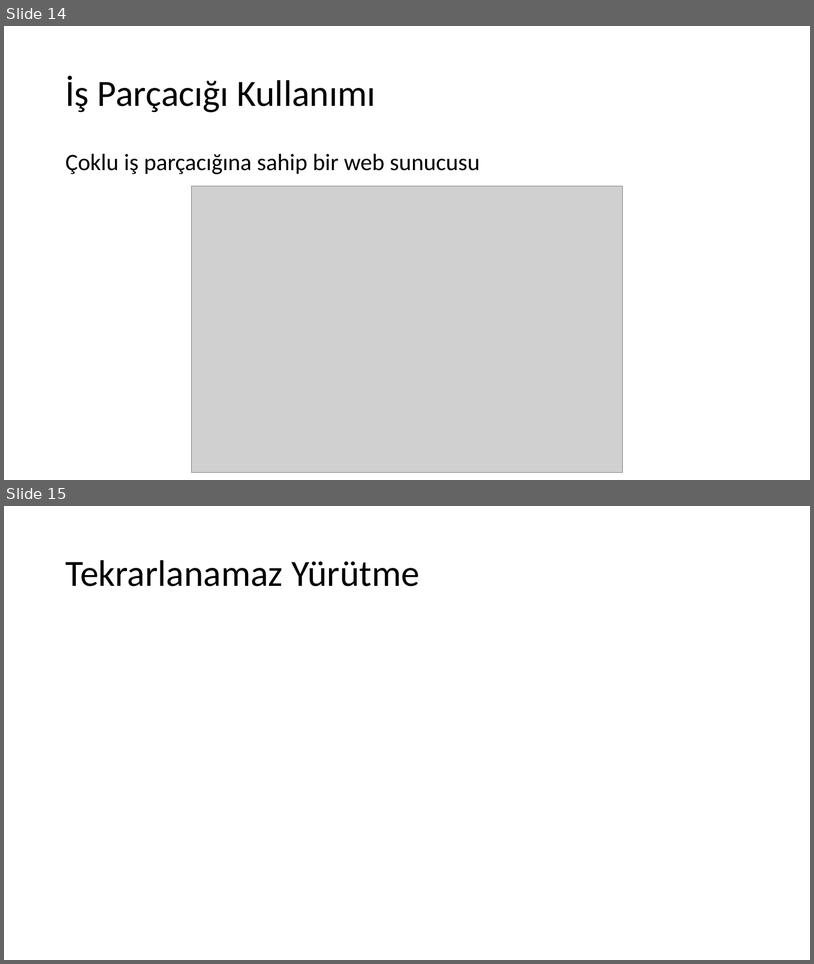
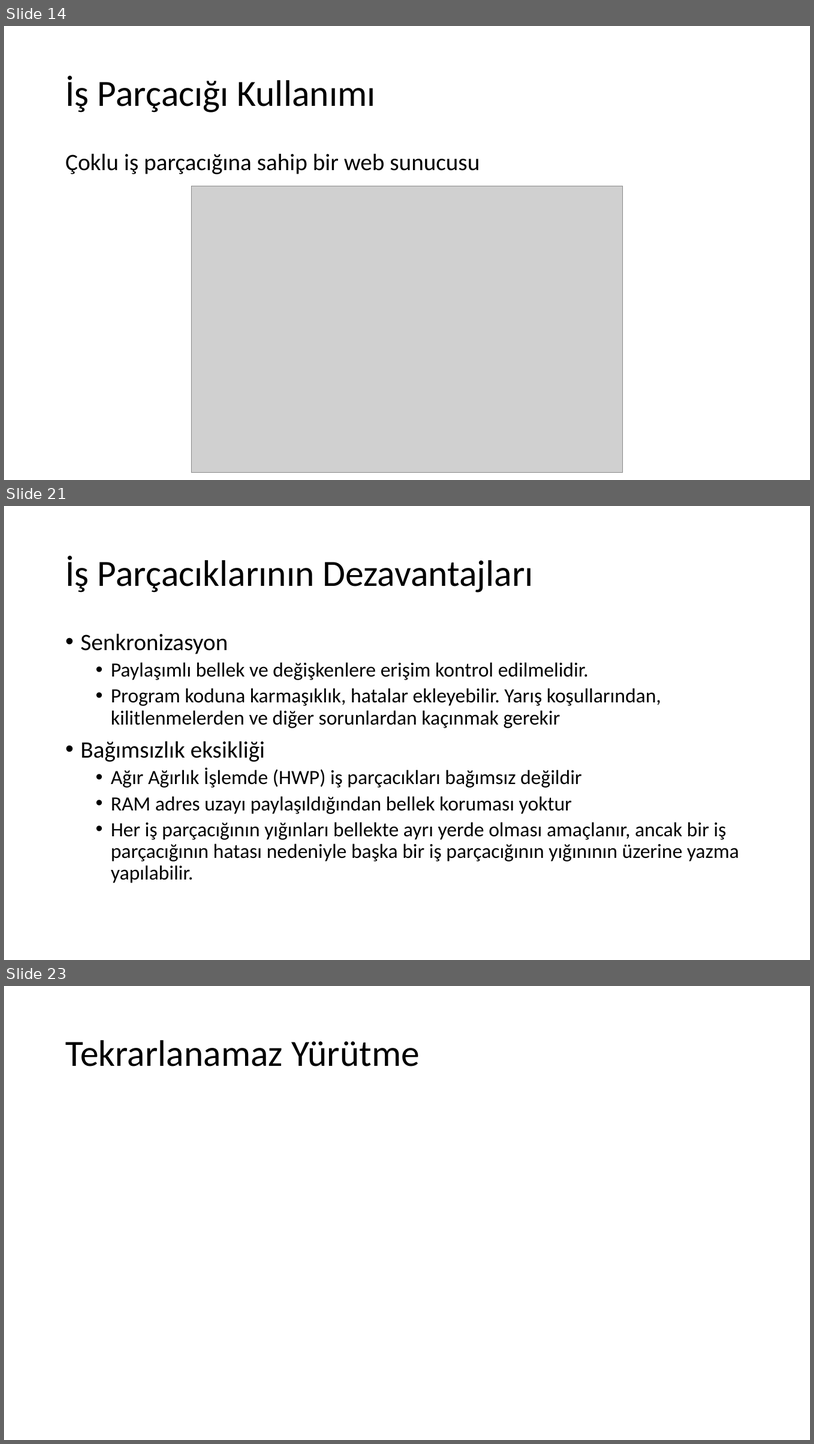
Before and after one commit to sercankulcu/sercankulcu.github.io, a slide deck: assets/teaching/os/2_Bolum_2_Surecler.pptx. Shown one above the other, each under a label of ours: slides 14 and 15 before the commit, slides 14, 21 and 23 after it; the slides between them are not shown. The pictures are 814x964 and 814x1444 pixels, drawn with LibreOffice and Linux fonts; fonts in the diff are those of the drawing; grey boxes stand for pictures. Boxes give left, top, right and bottom in pixels: in the first picture for what was removed or moved away, otherwise in the second. Text is boxed around its words. In the diff, an @@ line names an element or a change of style, - is before the commit and + after.

```diff
--- a/assets/teaching/os/2_Bolum_2_Surecler.pptx
+++ b/assets/teaching/os/2_Bolum_2_Surecler.pptx
@@ slide 21 added at box(4, 506, 810, 960), background #FFFFFF @@
@@ title added at box(65, 555, 533, 592), 44 pt, text #000000 @@
+İş Parçacıklarının Dezavantajları
@@ text added at box(81, 633, 740, 883), 24 pt, text #000000 @@
+• Senkronizasyon
+  • Paylaşımlı bellek ve değişkenlere erişim kontrol edilmelidir.
+  • Program koduna karmaşıklık, hatalar ekleyebilir. Yarış koşullarından, kilitlenmelerden ve diğer sorunlardan kaçınmak gerekir
+• Bağımsızlık eksikliği
+  • Ağır Ağırlık İşlemde (HWP) iş parçacıkları bağımsız değildir
+  • RAM adres uzayı paylaşıldığından bellek koruması yoktur
+  • Her iş parçacığının yığınları bellekte ayrı yerde olması amaçlanır, ancak bir iş parçacığının hatası nedeniyle başka bir iş parçacığının yığınının üzerine yazma yapılabilir.
@@ what was slide 15 is now slide 23 @@
```
Also in this commit, not shown: 7 other slides added, 1 other file.
